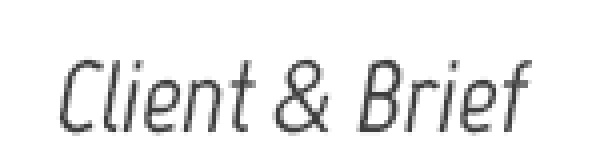
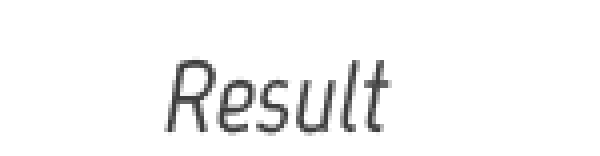
Layers edited between the first and the second 600 x 156 image:
renamed "Client & Brief" to "Result", painted on it over [56, 56, 532, 136]
hid "Background" over [56, 56, 532, 136]
